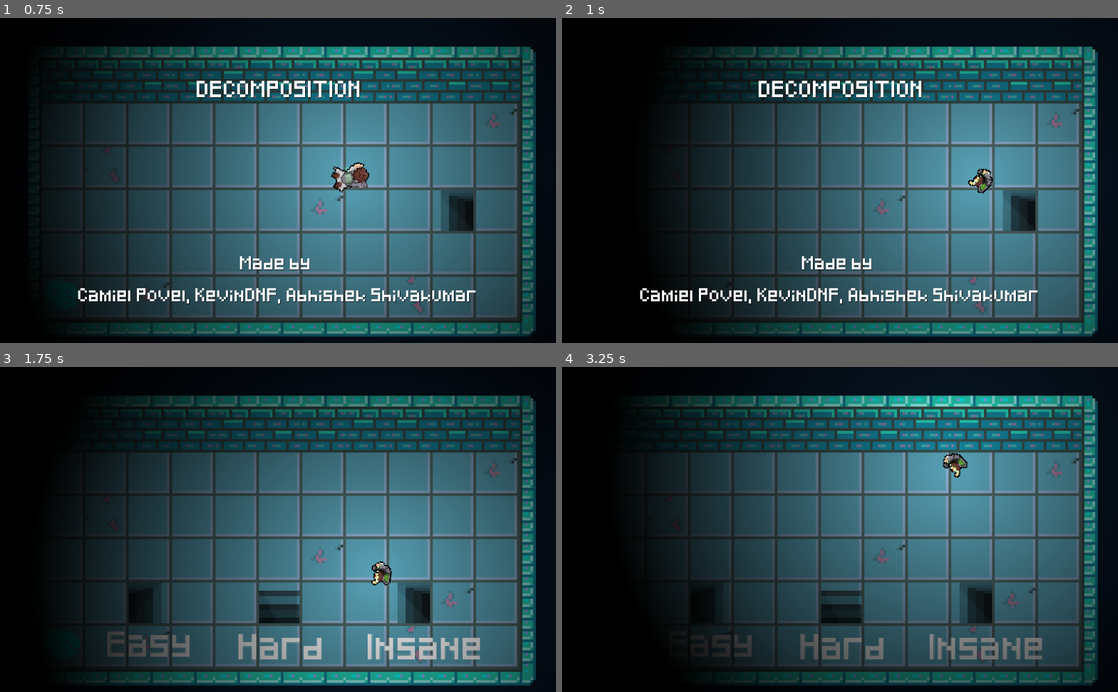
Above: before the commit, frames 1-4 (two rows, left to right).
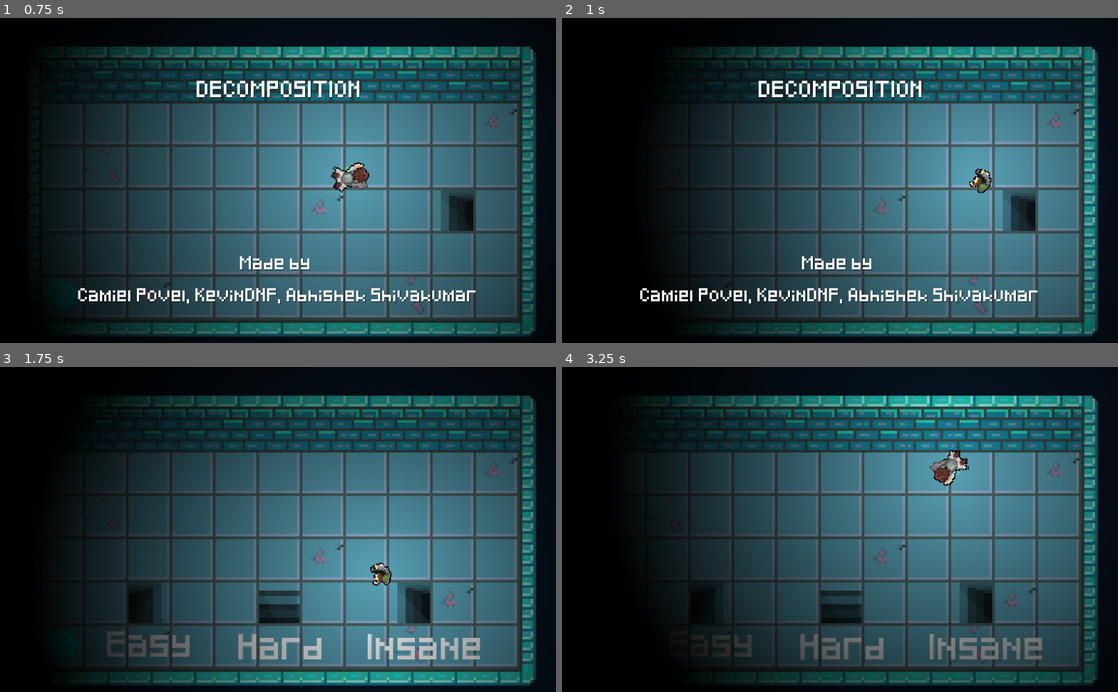
Above: after the commit, the same moments.

Repository: godofecht/Decomposition-Godofecht
Game: Godot game, scene res://MainScreen/MainScreen.tscn
Two runs of this game, one before a commit and one after it. Both use one fixed random seed, a clock stepped at 60 frames per second and the inputs below.
Inputs (mouse positions are in pixels of both pictures, inside the frame that each line leads up to):
- Up to frame 1 (0.75 s): tap Enter at 0.5 s; move the mouse to (400, 164) at 0.52 s; hold Right from 0.53 s (still down); hold Space from 0.53 s (still down)
- Up to frame 2 (1 s): keep holding Right; keep holding Space
- Up to frame 3 (1.75 s): move the mouse to (166, 545) at 1.27 s; release Right at 1.28 s; release Space at 1.28 s; hold Down from 1.28 s (still down); tap S (KEY_DOWN) at 1.35 s; tap Space at 1.52, 1.55 s
- Up to frame 4 (3.25 s): tap Space at 1.82, 2.3, 3.02, 3.05 s; move the mouse to (895, 458) at 2.02 s; release Down at 2.03 s; hold Right 2.03-2.78 s; hold A (KEY_LEFT) 2.03-2.78 s; move the mouse to (812, 594) at 2.77 s; hold Up from 2.78 s (still down); tap D (KEY_RIGHT) at 2.85 s

Frame 1 is identical in both runs. In frame 2, 0.1% of the frame differs, in the area x 73-78%, y 46-54%; in frame 3, 0.1%; in frame 4, 0.4%, in the area x 66-74%, y 25-37%.

Commit message:
fixed dash

Diff:
--- a/Player/Player.gd
+++ b/Player/Player.gd
@@ -151,6 +151,7 @@
 
 func dash():
 	print("dash")
+	if (isDashin): return
 	isDashin = true
 	AnimationState.travel("Dash")
 	bCanDash = false
@@ -159,7 +160,9 @@
 		$Camera2D.small_shake()
 
 func onDashFinish():
+	print("dash finish")
 	isDashin = false
+	AnimationState.travel("Walking")
 
 func shoot():
 	if (isDashin): return
@@ -235,6 +238,7 @@
 
 
 func onShootingAnimationFinish():
+	print("shoot finish")
 	AnimationState.travel("Walking")
 
 
--- a/Player/Player.tscn
+++ b/Player/Player.tscn
@@ -34,7 +34,7 @@
 tracks/1/imported = false
 tracks/1/enabled = true
 tracks/1/keys = {
-"times": PoolRealArray( 0.4 ),
+"times": PoolRealArray( 0.3 ),
 "transitions": PoolRealArray( 1 ),
 "values": [ {
 "args": [  ],
@@ -134,6 +134,10 @@
 
 [sub_resource type="AnimationNodeStateMachineTransition" id=23]
 
+[sub_resource type="AnimationNodeStateMachineTransition" id=24]
+
+[sub_resource type="AnimationNodeStateMachineTransition" id=25]
+
 [sub_resource type="AnimationNodeStateMachine" id=11]
 states/Dash/node = SubResource( 19 )
 states/Dash/position = Vector2( 567, 145 )
@@ -143,7 +147,7 @@
 states/Suction/position = Vector2( 537, 77 )
 states/Walking/node = SubResource( 6 )
 states/Walking/position = Vector2( 283, 77 )
-transitions = [ "Walking", "Suction", SubResource( 7 ), "Suc …(230 unchanged characters)…  ), "Suction", "Dash", SubResource( 23 ) ]
+transitions = [ "Walking", "Suction", SubResource( 7 ), "Suc …(230 unchanged characters)…  ), "Suction", "Dash", SubResource( 23 ), "Dash", "Suction", SubResource( 24 ), "Dash", "Shooting", SubResource( 25 ) ]
 start_node = "Walking"
 graph_offset = Vector2( -1, 29 )
 
Not shown: 1 places in Player/Player.tscn that only renumber resources
